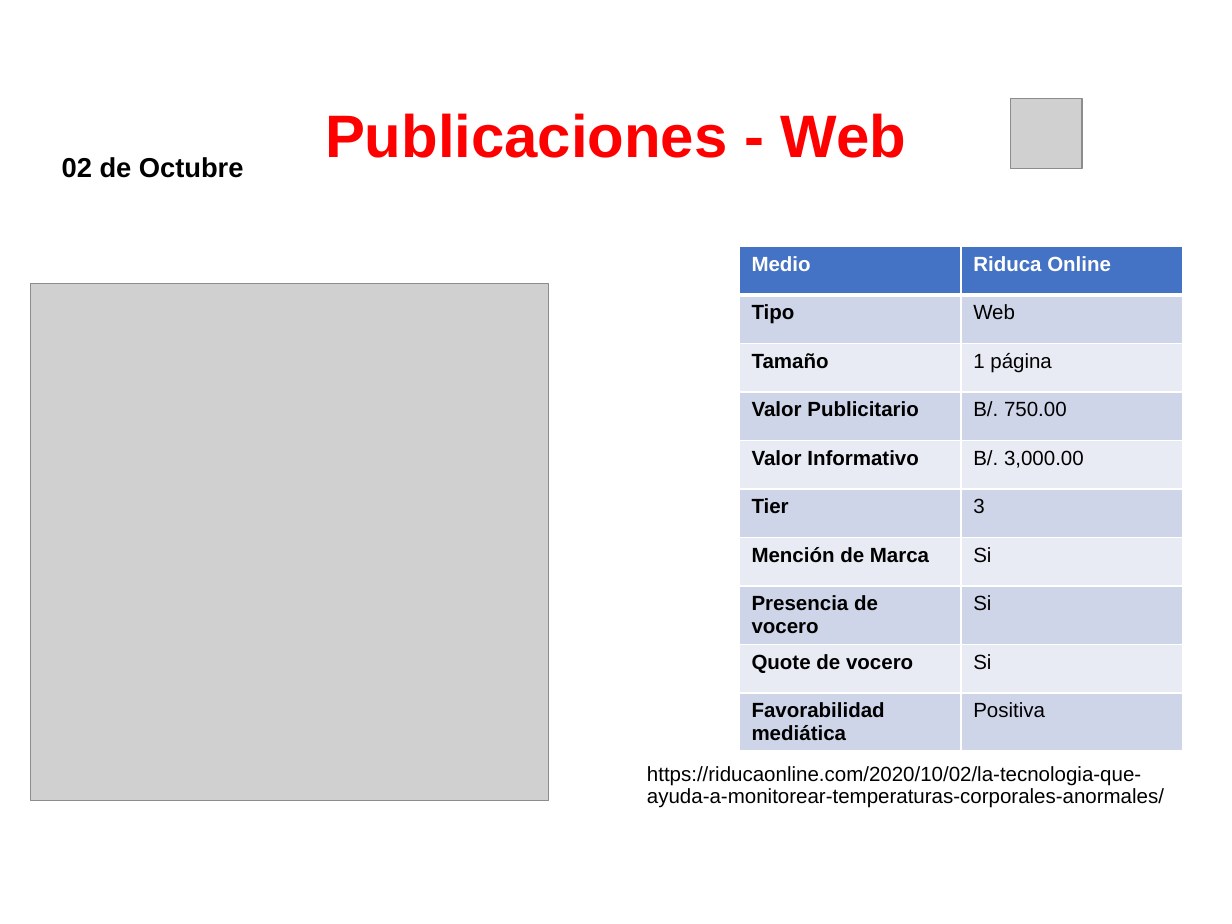
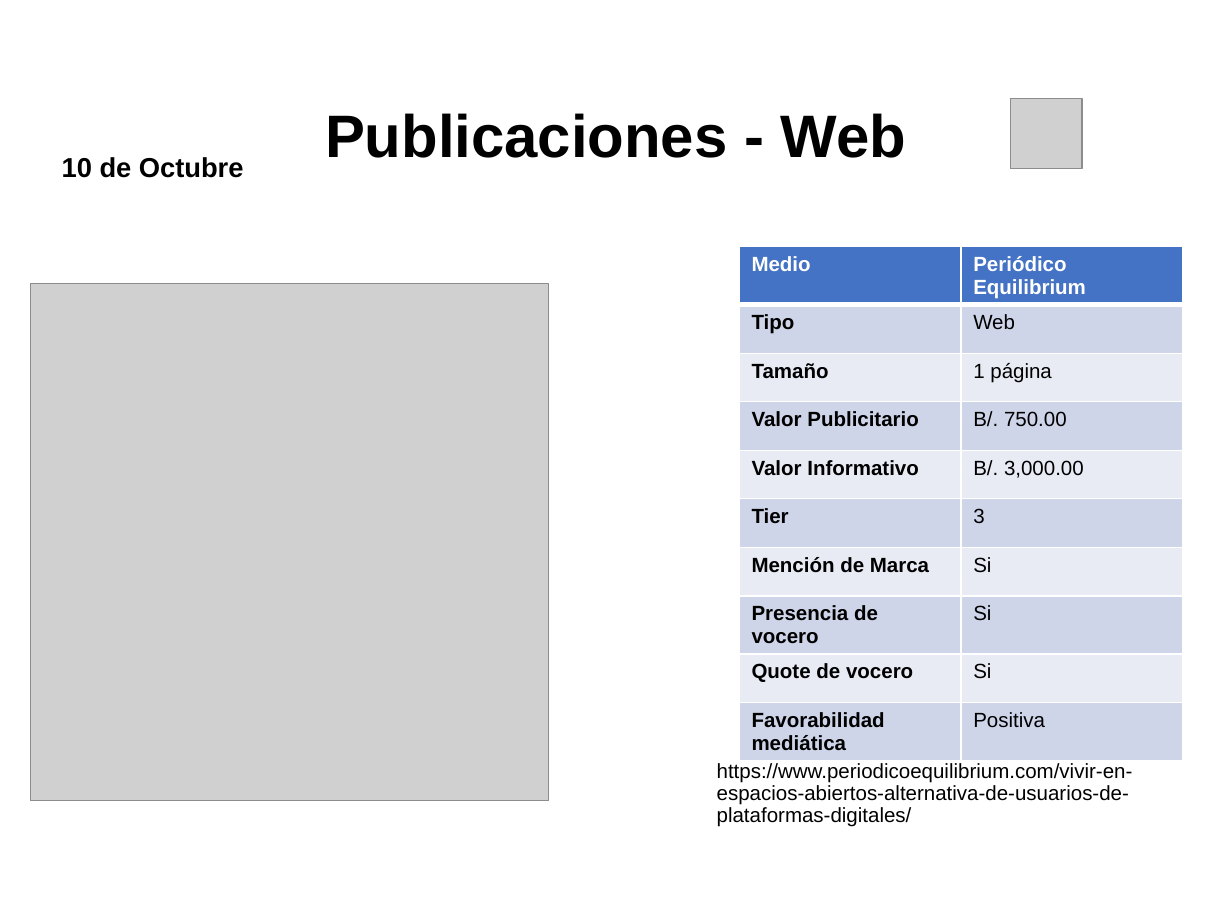
Before and after one commit to dgarci23/Report-Generator, a slide deck: slide 6 of Presentacion Terminada.pptx (slide 2 before the commit). Drawn at 1232x924 pixels with LibreOffice and Linux fonts; fonts in the diff are those of the drawing; grey boxes stand for pictures; background and template pictures are left out. Boxes give left, top, right and bottom in pixels: in the first picture for what was removed or moved away, otherwise in the second. Text is boxed around its words. In the diff, an @@ line names an element or a change of style, - is before the commit and + after.

```diff
--- a/Presentacion Terminada.pptx
+++ b/Presentacion Terminada.pptx
@@ title "Publicaciones - Web" at <box>325,113,906,158</box>: text colour #FF0000 to #000000 @@
@@ text at <box>62,157,244,178</box>: text changed @@
-02 de Octubre
+10 de Octubre
@@ table at <box>739,246,1183,755</box> @@
-row 1, column 2: Riduca Online
+row 1, column 2: Periódico Equilibrium
@@ text at <box>717,763,1133,827</box>: text changed @@
-https://riducaonline.com/2020/10/02/la-tecnologia-que-ayuda-a-monitorear-temperaturas-corporales-anormales/
+https://www.periodicoequilibrium.com/vivir-en-espacios-abiertos-alternativa-de-usuarios-de-plataformas-digitales/
```
Also in this commit, not shown: 21 other slides changed, 6 slides removed, 5 other files.
